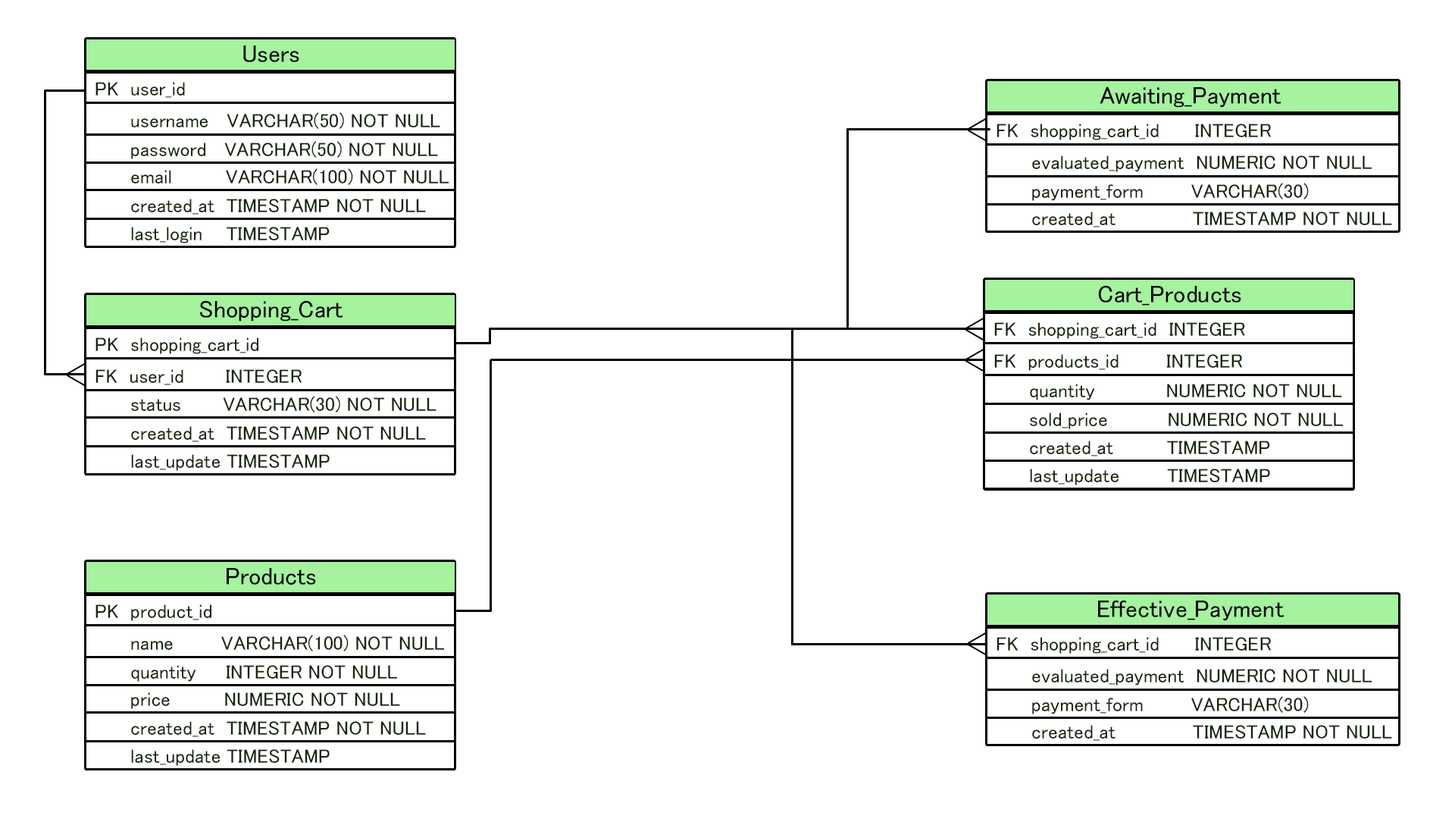
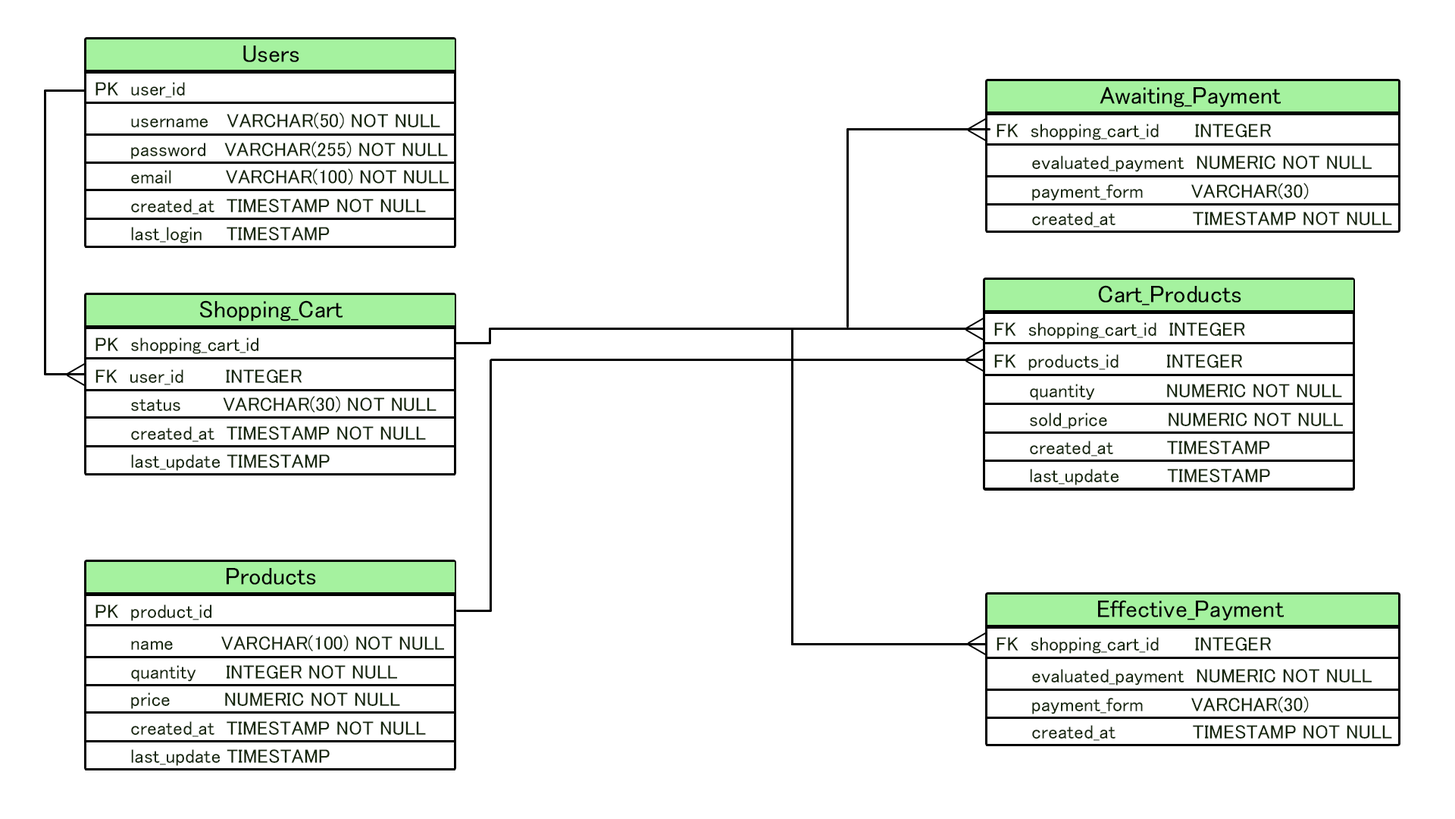
Revision of a layered w=1455, h=819 image; what changed, layer by layer:
renamed "password VARCHAR(50) NOT NULL" to "password VARCHAR(255) NOT NULL", painted on it over [317, 140, 448, 158]
